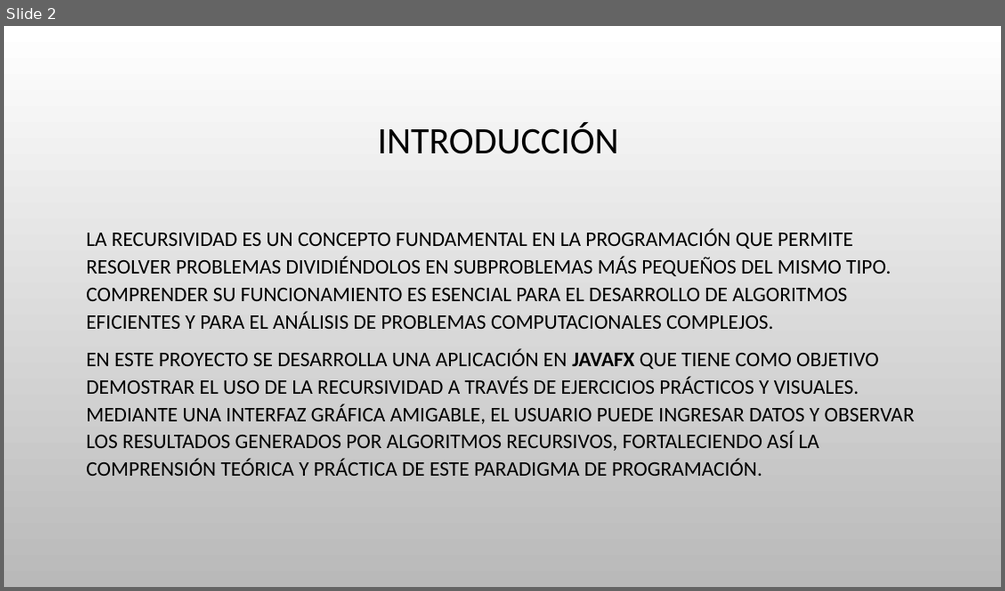
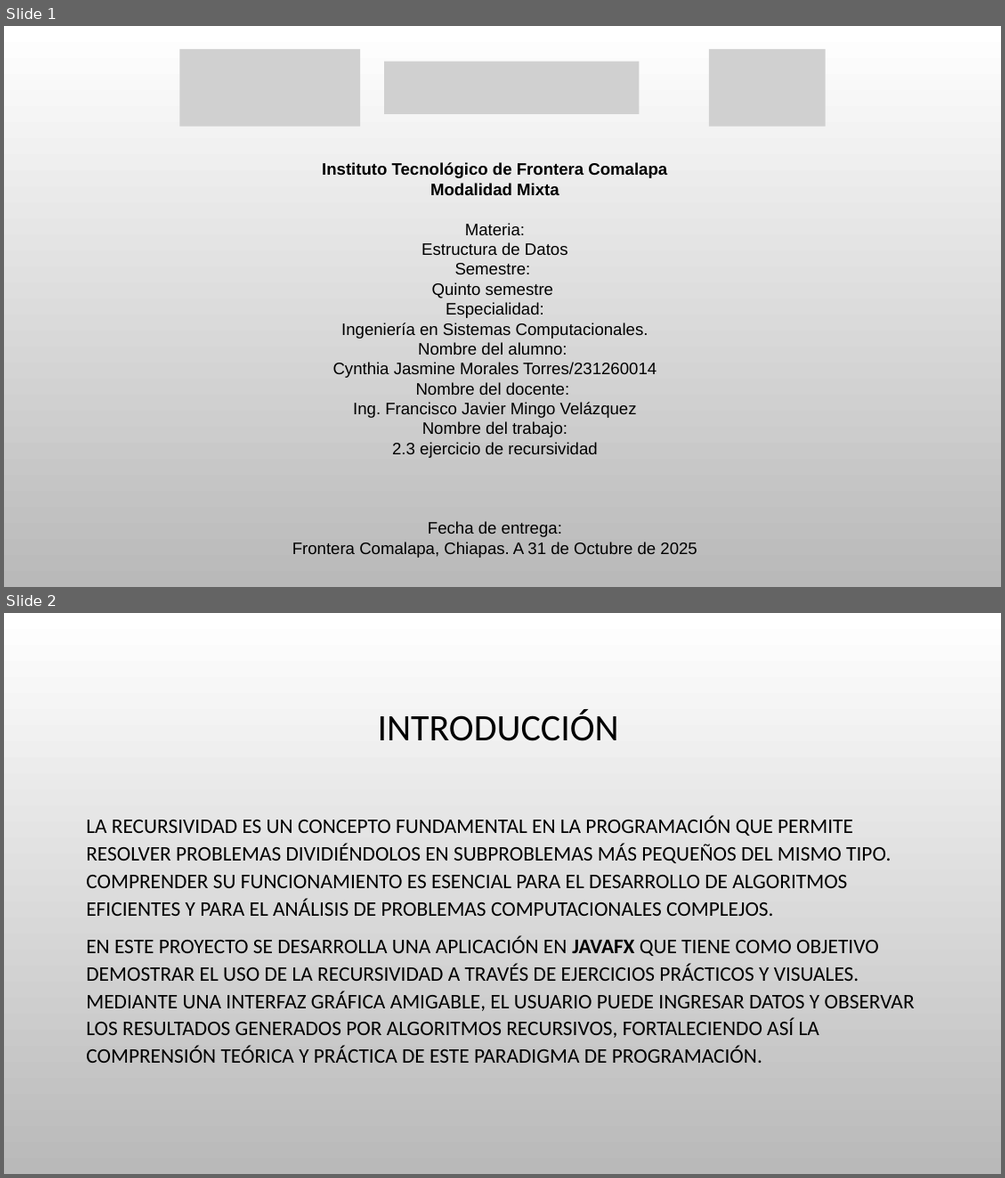
Before and after one commit to Cynthia21Morales/EstructuraDeDatos_CynthiaJasmineMT, a slide deck: ED-Tema-2/2.3 EJERCICIO_CYNTHIA JASMINE MORALES TORRES.pptx. Shown one above the other, each under a label of ours: slide 2 before the commit, slides 1 and 2 after it. The pictures are 1005x591 and 1005x1178 pixels, drawn with LibreOffice and Linux fonts; fonts in the diff are those of the drawing; grey boxes stand for pictures; background and template pictures are left out. Boxes give left, top, right and bottom in pixels: in the first picture for what was removed or moved away, otherwise in the second. Text is boxed around its words. In the diff, an @@ line names an element or a change of style, - is before the commit and + after.

```diff
--- a/ED-Tema-2/2.3 EJERCICIO_CYNTHIA JASMINE MORALES TORRES.pptx
+++ b/ED-Tema-2/2.3 EJERCICIO_CYNTHIA JASMINE MORALES TORRES.pptx
@@ slide 1 added at <box>4,26,1001,587</box>, background picture (left out) @@
@@ picture added at <box>179,49,360,127</box> @@
@@ picture added at <box>709,49,825,127</box> @@
@@ picture added at <box>384,61,639,114</box> @@
@@ text added at <box>292,162,696,557</box>, 16 pt, text #000000 @@
+Instituto Tecnológico de Frontera Comalapa
+Modalidad Mixta
+Materia:
+Estructura de Datos
+Semestre:
+Quinto semestre
+Especialidad:
+Ingeniería en Sistemas Computacionales.
+Nombre del alumno:
+Cynthia Jasmine Morales Torres/231260014
+Nombre del docente:
+Ing. Francisco Javier Mingo Velázquez
+Nombre del trabajo:
+2.3 ejercicio de recursividad
+Fecha de entrega:
+Frontera Comalapa, Chiapas. A 31 de Octubre de 2025
```
Also in this commit, not shown: 1 other slide added, 1 slide removed.
